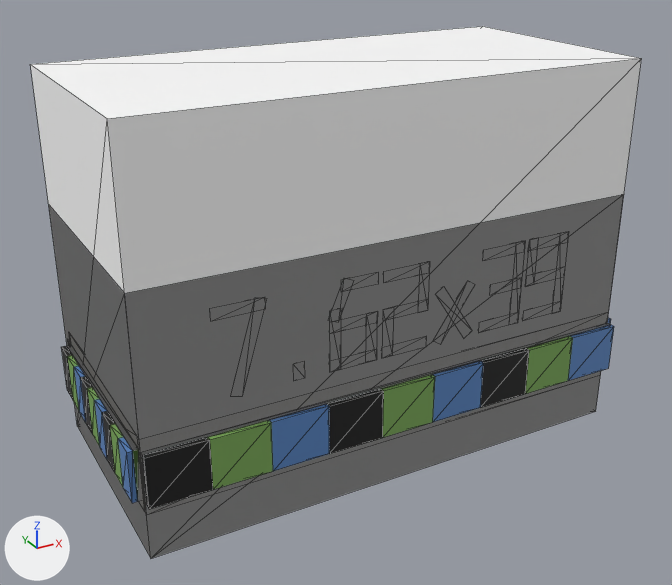
Renders of the glTF model assets/models/items/ammo_762x39_tracer.glb from each side of a commit.
One viewpoint serves both versions: a 50 mm camera at (-0.0512, -0.0913, 0.041) aimed at (-0.0016, -0.0011, -0.004). Lighting does not change. The marker at lower left points along +X, +Y and +Z. The picture after the commit comes second. Mesh edges are drawn as thin lines. Vertices at exactly the same position are counted once.

In view in the first picture: 'band_mix', 'body', 'box_lod1', 'box_open_lod1' and 1 more.
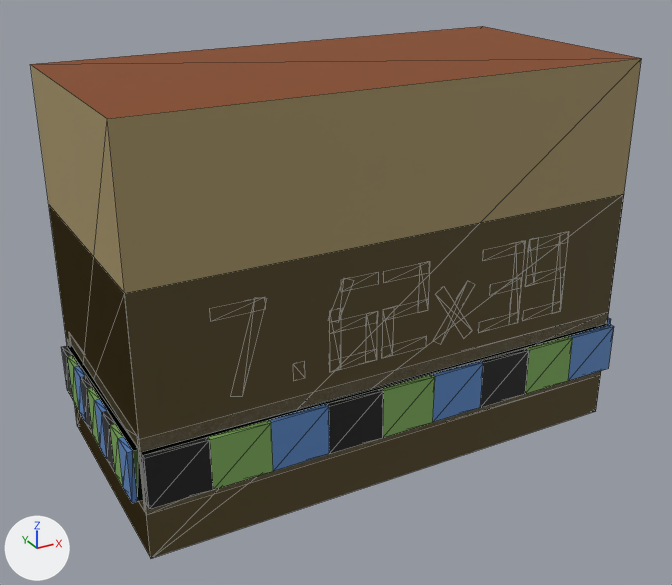
Location of each change, [x1, y1, x2, y2] in pixels of the pictures (672 x 585 px):
```json
{"part": 1, "of": "me_box_lod1", "change": "recoloured", "before": [138, 450, 144, 501], "after": [67, 323, 610, 505]}
{"part": 2, "of": "me_box_lod1", "change": "recoloured", "before": [49, 195, 624, 558], "after": [49, 195, 624, 558], "on screen": "darker"}
{"part": 3, "of": "me_box_open_lod1", "change": "recoloured", "before": [31, 26, 640, 119], "after": [31, 26, 640, 119], "on screen": "darker"}
{"part": 4, "of": "me_box_open_lod1", "change": "recoloured", "before": [30, 58, 642, 557], "after": [30, 58, 642, 557], "on screen": "darker"}
```

Edits to the scene script, one JSON object a line:
```json
{"block": "me_box_lod1", "where": "me_box_lod1.from_pydata(...)  # 40 vertices, 60 faces; spans x -0.0312..0.0312, y -0.0142..0.0158, z -0.0235..0.0065"}
{"block": "me_box_lod1", "where": "# used by ob_box_lod1; location = (0.0, -0.0005, 0.0005)"}
{"block": "me_box_lod1", "change": "me_box_lod1 part 1: 48 faces centred in x -0.0312..0.0312, y -0.0142..0.0142, z -0.0165..-0.0105 are repainted in the vertex colours; the middle colour goes from white #ffffff to black #082203"}
{"block": "me_box_lod1", "change": "me_box_lod1 part 2: 12 faces centred in x -0.0306..0.0306, y -0.0136..0.0158, z -0.0235..0.0065 are repainted in the vertex colours; the middle colour goes from white #ffffff to yellow #a39164"}
{"block": "me_box_open_lod1", "where": "me_box_open_lod1.from_pydata(...)  # 40 vertices, 60 faces; spans x -0.0312..0.0312, y -0.0142..0.0158, z -0.0235..0.0225"}
{"block": "me_box_open_lod1", "where": "# used by ob_box_open_lod1; location = (0.0, -0.0005, 0.0005)"}
{"block": "me_box_open_lod1", "change": "me_box_open_lod1 part 3: 50 faces centred in x -0.0312..0.0312, y -0.0142..0.0142, z -0.0165..0.0225 are repainted in the vertex colours; the middle colour goes from white #ffffff to black #082203"}
{"block": "me_box_open_lod1", "change": "me_box_open_lod1 part 4: 10 faces centred in x -0.0306..0.0306, y -0.0136..0.0158, z -0.0235..0.0072 are repainted in the vertex colours; the middle colour goes from white #ffffff to yellow #a39164"}
```
